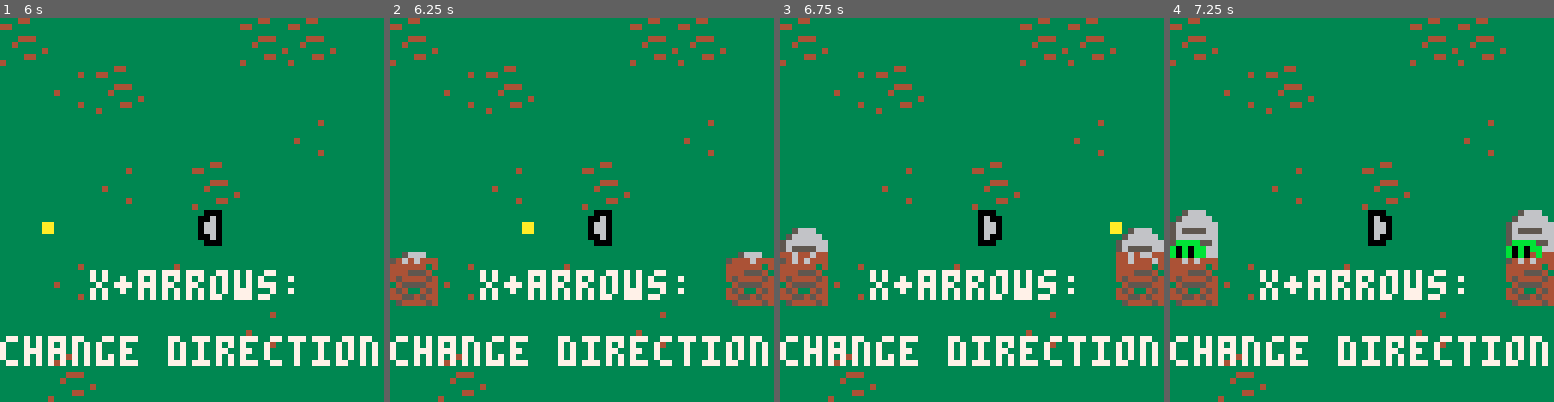
Above: before the commit, frames 1-4 (left to right).
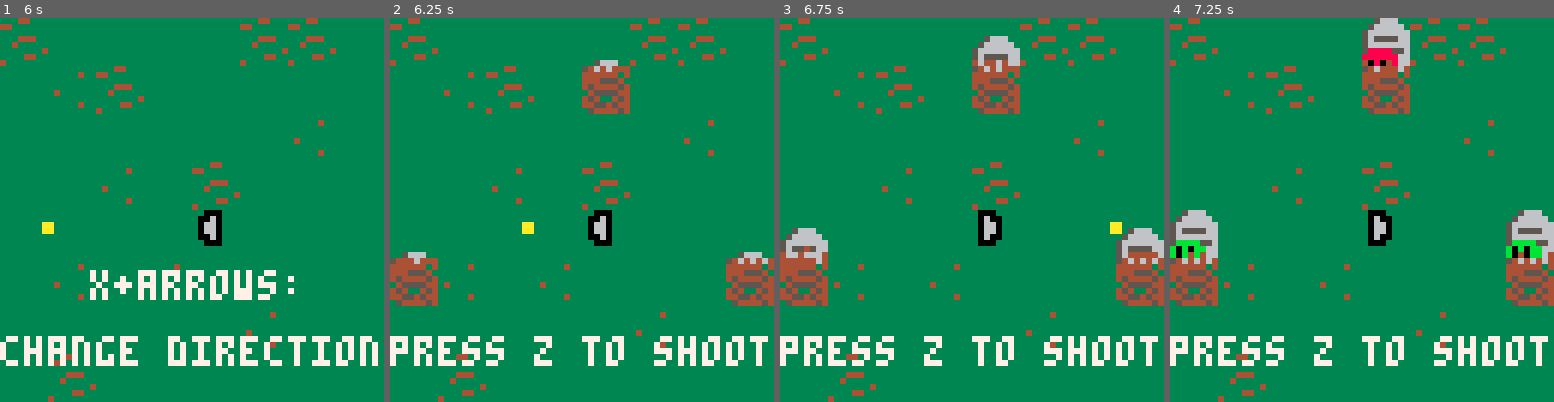
Above: after the commit, the same moments.

Repository: matheusmortatti/LOWREZJAM2020
Game: PICO-8 cartridge template.p8
The game is run twice, just before and just after one commit, with the same random seed, the same clock (stepped at 60 frames per second) and the same inputs.
Inputs:
- Up to frame 1 (6 s): tap X (X key) at 0.33, 1.07, 1.85, 2.97, 4.08, 5.2 s; tap O (Z key) at 0.7, 1.7, 2.1, 2.5, 2.9, 3.3, 3.7, 4.1, 4.5, 4.9, 5.3, 5.7 s; hold Right 1.6-2.1 s; hold Up 2.15-2.42 s; hold Right 2.47-3.03 s; hold Left 3.08-3.58 s; hold Down 3.63-3.97 s; hold Right 4.02-4.68 s; hold Up 4.73-5.03 s; hold Left 5.08-5.68 s; hold Down from 5.73 s (still down)
- Up to frame 2 (6.25 s): release Down at 6.03 s; hold Right from 6.08 s (still down); tap O (Z key) at 6.1 s
- Up to frame 3 (6.75 s): tap X (X key) at 6.32 s; tap O (Z key) at 6.5 s; release Right at 6.58 s; hold Right from 6.63 s (still down)
- Up to frame 4 (7.25 s): tap O (Z key) at 6.9 s; release Right at 7.13 s; hold Up from 7.18 s (still down)

Frame 1 is identical in both runs. In frame 2, 6.3% of the frame differs, in the area x 0-99%, y 10-91%; in frame 3, 7.4%; in frame 4, 7.8%, in the area x 0-99%, y 0-91%.

Commit message:
Update tutorial

Diff:
--- a/template.p8
+++ b/template.p8
@@ -847,10 +847,26 @@
 end
 
 function tutorial:changingdirection()
-		self.showtext=true
-		if self.player.a~=0 then
-				self:become("leveling")
-				invoke(function() self.spawner:nextwave() end, 30, self)
+		self.showtextdir=true
+		if self.player.a~=0
+		 and not self.directionchanged then
+		 	self.directionchanged=true
+				invoke(function()
+						self.showtextdir=false
+						self:become("shooting")
+						self.spawner:nextwave()
+					end, 30, self)
+		end
+end
+
+function tutorial:shooting()
+		if not self.showtextshooting then
+			self.showtextshooting=true
+			printh(self.showtextshooting)
+			invoke(function()
+					self.showtextshooting=false
+					self:become("leveling")
+			 end, 120, self)
 		end
 end
 
@@ -864,10 +880,13 @@
 end
 
 function tutorial:render()
-		if self.showtext then
+		if self.showtextdir then
 			print("x+arrows:",
 					15,screen_size*2/3, 7)
 			print("change direction",
+					0,screen_size*5/6, 7)
+		elseif self.showtextshooting then
+			print("press z to shoot",
 					0,screen_size*5/6, 7)
 		end
 end
@@ -1703,11 +1722,11 @@
 function friendtutorial:start()
 	invoke(function(e)
 				e:shoot()
-		end,80,self)
+		end,120,self)
 
 		invoke(function()
 				self.done=true
-		end,120,self)
+		end,180,self)
 
 		self:become("none")
 end
@@ -1761,6 +1780,17 @@
 		-- tutorial
 		{
 				{
+					class=enemy,
+					data=function() return {
+							pos=v(screen_size/2,0),
+							speed=0,
+							dir=v(-1,0),
+       reloadtime=rnd(5) + 60,
+       randomshotoffset=25,
+       changetime=1000
+					} end
+				},
+				{
 						class=friendtutorial,
 						data=function() return {
 								pos=v(0,screen_size/2),
@@ -1780,12 +1810,17 @@
 				{
 						class=enemy,
 						data=function() return {
+								pos=v(screen_size/2,screen_size-12),
+								speed=0,
+								dir=v(-1,0),
+						} end
+				},
+				{
+						class=friend,
+						data=function() return {
 								pos=v(screen_size/2,0),
 								speed=0,
-								dir=v(-1,0),
-        reloadtime=rnd(5) + 60,
-        randomshotoffset=50,
-        changetime=1000
+								dir=v(-1,0)
 						} end
 				},
 		},
